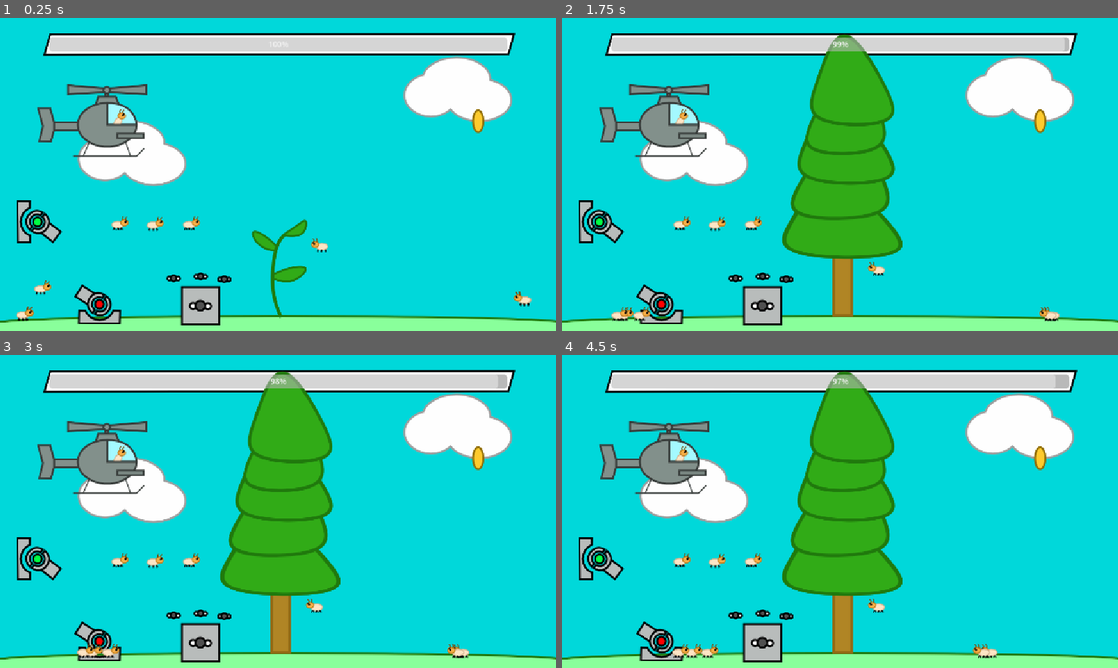
Above: before the commit, frames 1-4 (two rows, left to right).
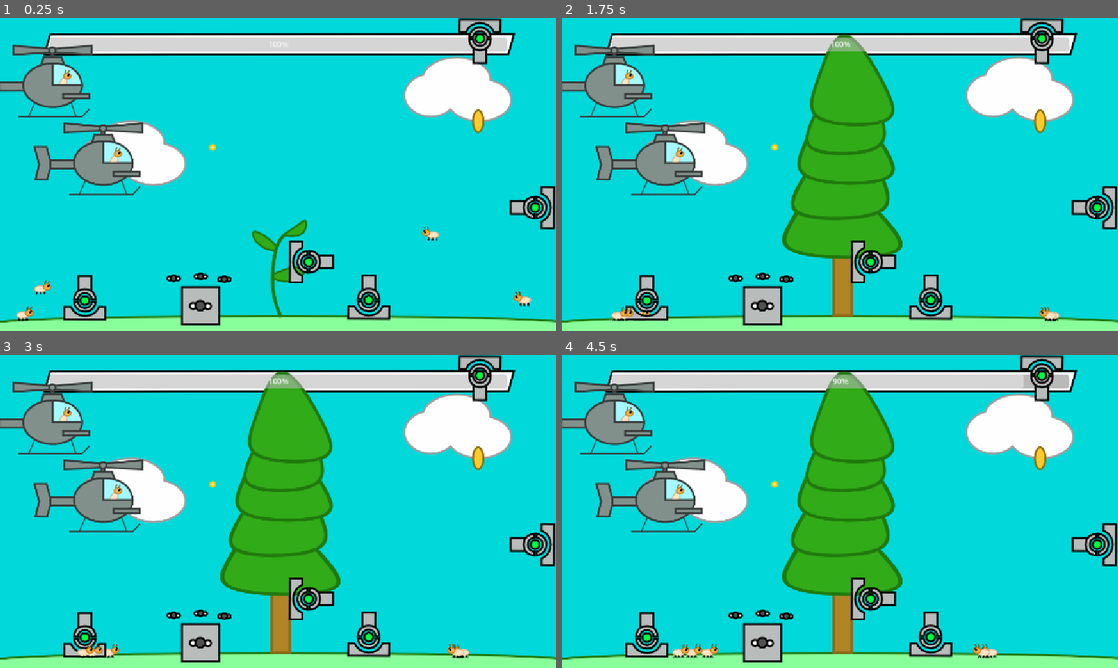
Above: after the commit, the same moments.

Repository: ShadowArcher289/guard-a-tree
Game: Godot game, scene res://scenes/game.tscn
Two runs of this game, one before a commit and one after it. Both use one fixed random seed, a clock stepped at 60 frames per second and the inputs below.
Inputs (mouse positions are in pixels of both pictures, inside the frame that each line leads up to):
- Up to frame 1 (0.25 s): no input
- Up to frame 2 (1.75 s): click (928, 299) at 0.52 s; click (928, 299) at 1.27 s
- Up to frame 3 (3 s): click (366, 636) at 2.02 s; move the mouse to (400, 495) at 2.77 s; click (400, 495) at 2.92 s
- Up to frame 4 (4.5 s): move the mouse to (728, 527) at 3.52 s; click (728, 527) at 3.67 s; move the mouse to (895, 442) at 4.27 s; click (895, 442) at 4.42 s

The runs differ from the first frame. In frame 1, 10% of the frame differs, in the area x 0-100%, y 0-98%; in frame 2, 10%; in frame 3, 10%; in frame 4, 10%.

Commit message:
Implemented TermiCopter Code
IT WORKS!!! The TermiCopter continuously shoots bullets over intervals, which deal damage! and it has its hp and is deleted when the hp reaches or is below 0.

Diff:
--- a/scenes/boot.tscn
+++ b/scenes/boot.tscn
@@ -13,13 +13,13 @@
 position = Vector2(0, -511.5)
 texture = ExtResource("1_6ypks")
 
-[node name="Area2D" type="Area2D" parent="."]
+[node name="Hurtbox" type="Area2D" parent="."]
 position = Vector2(0, -511.5)
 collision_layer = 3
 collision_mask = 3
 
-[node name="CollisionShape2D" type="CollisionShape2D" parent="Area2D"]
+[node name="CollisionShape2D" type="CollisionShape2D" parent="Hurtbox"]
 position = Vector2(8, -16.5)
 shape = SubResource("RectangleShape2D_6ypks")
 
-[connection signal="body_entered" from="Area2D" to="." method="_on_area_2d_body_entered"]
+[connection signal="body_entered" from="Hurtbox" to="." method="_on_hurtbox_body_entered"]
--- /dev/null
+++ b/scenes/bullet.tscn
@@ -0,0 +1,28 @@
+[gd_scene load_steps=5 format=3 uid="uid://ik52o3jlinxi"]
+
+[ext_resource type="Texture2D" uid="uid://4opqoth8cqw" path="res://sprites/Bullet.png" id="1_mkf8s"]
+[ext_resource type="Script" uid="uid://jka4vsj1ddtf" path="res://scripts/bullet.gd" id="1_y25gk"]
+
+[sub_resource type="CircleShape2D" id="CircleShape2D_oc6tw"]
+radius = 6.08276
+
+[sub_resource type="CircleShape2D" id="CircleShape2D_mkf8s"]
+radius = 7.0
+
+[node name="Bullet" type="CharacterBody2D"]
+collision_layer = 0
+script = ExtResource("1_y25gk")
+
+[node name="CollisionShape2D" type="CollisionShape2D" parent="."]
+shape = SubResource("CircleShape2D_oc6tw")
+disabled = true
+
+[node name="Sprite2D" type="Sprite2D" parent="."]
+texture = ExtResource("1_mkf8s")
+
+[node name="Hurtbox" type="Area2D" parent="."]
+
+[node name="CollisionShape2D" type="CollisionShape2D" parent="Hurtbox"]
+shape = SubResource("CircleShape2D_mkf8s")
+
+[connection signal="area_entered" from="Hurtbox" to="." method="_on_hurtbox_area_entered"]
--- a/scenes/game.tscn
+++ b/scenes/game.tscn
@@ -1,22 +1,18 @@
-[gd_scene load_steps=19 format=3 uid="uid://cpl1hoahnr1l2"]
+[gd_scene load_steps=15 format=3 uid="uid://cpl1hoahnr1l2"]
 
 [ext_resource type="Script" uid="uid://ceh0ree500o4x" path="res://scripts/game.gd" id="1_1kice"]
 [ext_resource type="Texture2D" uid="uid://bjsr4iucavdu1" path="res://sprites/Cloud.png" id="2_1kice"]
-[ext_resource type="Texture2D" uid="uid://5pcwo0feh3my" path="res://sprites/TermiCopter.png" id="2_lnu2h"]
 [ext_resource type="Texture2D" uid="uid://4etivflmosu6" path="res://sprites/Seed.png" id="3_lbhrr"]
 [ext_resource type="PackedScene" uid="uid://b5oi7xhubi40g" path="res://scenes/tree.tscn" id="4_1kice"]
-[ext_resource type="Texture2D" uid="uid://be8ulrwfau4c1" path="res://sprites/TermiteW1.png" id="4_u5sy4"]
-[ext_resource type="Texture2D" uid="uid://da8am2ym48b1p" path="res://sprites/TermiteW2.png" id="5_gee14"]
-[ext_resource type="Texture2D" uid="uid://q7cc0wa5khtf" path="res://sprites/TermiteW3.png" id="6_0tnpc"]
-[ext_resource type="Texture2D" uid="uid://v28egy1t386e" path="res://sprites/LaserBase.png" id="8_vtaks"]
-[ext_resource type="Texture2D" uid="uid://c3armtvorsm0y" path="res://sprites/LaserCooldown.png" id="9_kvpfn"]
-[ext_resource type="Texture2D" uid="uid://cjv2fm5exnxk0" path="res://sprites/LaserReady.png" id="10_dinhu"]
 [ext_resource type="Texture2D" uid="uid://cq7inf7udh14j" path="res://sprites/FLIESMachine.png" id="11_kvpfn"]
 [ext_resource type="Texture2D" uid="uid://dasuvqquyhfrf" path="res://sprites/FLY.png" id="12_dinhu"]
 [ext_resource type="Texture2D" uid="uid://bbovxhcvyylvl" path="res://sprites/HPBarOutline.png" id="13_trtic"]
+[ext_resource type="PackedScene" uid="uid://bnf7j8gxpohtc" path="res://scenes/termi_copter.tscn" id="14_trtic"]
 [ext_resource type="PackedScene" uid="uid://b80102o80d8uc" path="res://scenes/ground.tscn" id="17_rysoc"]
+[ext_resource type="Texture2D" uid="uid://4opqoth8cqw" path="res://sprites/Bullet.png" id="17_ssvqc"]
 [ext_resource type="PackedScene" uid="uid://bsxdj218sh5mw" path="res://scenes/boot.tscn" id="18_264po"]
 [ext_resource type="PackedScene" uid="uid://j4y3ddhxr3l3" path="res://scenes/spawner.tscn" id="18_ssvqc"]
+[ext_resource type="PackedScene" uid="uid://4yx14a34ap3g" path="res://scenes/laser_turret.tscn" id="19_264po"]
 [ext_resource type="PackedScene" uid="uid://da51qi2uwvtm7" path="res://scenes/termite.tscn" id="21_5newe"]
 
 [node name="Game" type="Node2D"]
@@ -41,44 +37,9 @@
 position = Vector2(273, 279)
 texture = ExtResource("2_1kice")
 
-[node name="TermiCopter" type="Sprite2D" parent="."]
-position = Vector2(198, 216)
-texture = ExtResource("2_lnu2h")
-
 [node name="Seed" type="Sprite2D" parent="."]
 position = Vector2(990, 213)
 texture = ExtResource("3_lbhrr")
-
-[node name="TermiteW1" type="Sprite2D" parent="."]
-position = Vector2(247, 423)
-texture = ExtResource("4_u5sy4")
-
-[node name="TermiteW2" type="Sprite2D" parent="."]
-position = Vector2(320, 424)
-texture = ExtResource("5_gee14")
-
-[node name="TermiteW3" type="Sprite2D" parent="."]
-position = Vector2(395, 423)
-texture = ExtResource("6_0tnpc")
-
-[node name="LaserBase" type="Sprite2D" parent="."]
-position = Vector2(205, 616)
-texture = ExtResource("8_vtaks")
-
-[node name="LaserCooldown" type="Sprite2D" parent="."]
-position = Vector2(200, 589)
-rotation = -1.00156
-texture = ExtResource("9_kvpfn")
-
-[node name="LaserReady" type="Sprite2D" parent="."]
-position = Vector2(82, 425)
-rotation = 2.22281
-texture = ExtResource("10_dinhu")
-
-[node name="LaserBase2" type="Sprite2D" parent="."]
-position = Vector2(51, 421)
-rotation = 1.56203
-texture = ExtResource("8_vtaks")
 
 [node name="FliesMachine" type="Sprite2D" parent="."]
 position = Vector2(415, 595)
@@ -111,7 +72,7 @@
 step = 1.0
 
 [node name="Termite" parent="." instance=ExtResource("21_5newe")]
-position = Vector2(674, 451)
+position = Vector2(904, 427)
 
 [node name="Termite2" parent="." instance=ExtResource("21_5newe")]
 position = Vector2(74, 539)
@@ -124,3 +85,31 @@
 
 [node name="Boot2" parent="." instance=ExtResource("18_264po")]
 position = Vector2(781, -89)
+
+[node name="LaserTurret" parent="." instance=ExtResource("19_264po")]
+position = Vector2(763, 623)
+
+[node name="LaserTurret2" parent="." instance=ExtResource("19_264po")]
+position = Vector2(599, 504)
+location = "wall-left"
+
+[node name="LaserTurret3" parent="." instance=ExtResource("19_264po")]
+position = Vector2(1148, 392)
+location = "wall-right"
+
+[node name="LaserTurret4" parent="." instance=ExtResource("19_264po")]
+position = Vector2(994, 2)
+location = "ceiling"
+
+[node name="LaserTurret5" parent="." instance=ExtResource("19_264po")]
+position = Vector2(175, 624)
+
+[node name="Bullet" type="Sprite2D" parent="."]
+position = Vector2(440, 267)
+texture = ExtResource("17_ssvqc")
+
+[node name="TermiCopter" parent="." instance=ExtResource("14_trtic")]
+position = Vector2(85, 134)
+
+[node name="TermiCopter2" parent="." instance=ExtResource("14_trtic")]
+position = Vector2(190, 295)
--- /dev/null
+++ b/scenes/laser_turret.tscn
@@ -0,0 +1,85 @@
+[gd_scene load_steps=9 format=3 uid="uid://4yx14a34ap3g"]
+
+[ext_resource type="Script" uid="uid://crpfe7yqaxey1" path="res://scripts/laser_turret.gd" id="1_a5lw2"]
+[ext_resource type="Texture2D" uid="uid://c3armtvorsm0y" path="res://sprites/LaserCooldown.png" id="1_iti7k"]
+[ext_resource type="Texture2D" uid="uid://cjv2fm5exnxk0" path="res://sprites/LaserReady.png" id="2_a5lw2"]
+[ext_resource type="Texture2D" uid="uid://v28egy1t386e" path="res://sprites/LaserBase.png" id="3_u1x4h"]
+[ext_resource type="Texture2D" uid="uid://b02rpgrvrvnmj" path="res://sprites/Laser_Beam.png" id="5_mvsyt"]
+[ext_resource type="Texture2D" uid="uid://bvds2lcwat3bb" path="res://sprites/Laser_Ball.png" id="5_u1x4h"]
+
+[sub_resource type="SpriteFrames" id="SpriteFrames_a5lw2"]
+animations = [{
+"frames": [{
+"duration": 1.0,
+"texture": ExtResource("1_iti7k")
+}],
+"loop": false,
+"name": &"cooldown",
+"speed": 10.0
+}, {
+"frames": [{
+"duration": 1.0,
+"texture": ExtResource("2_a5lw2")
+}],
+"loop": false,
+"name": &"ready",
+"speed": 10.0
+}]
+
+[sub_resource type="RectangleShape2D" id="RectangleShape2D_mvsyt"]
+size = Vector2(1416.21, 58.9495)
+
+[node name="LaserTurret" type="Node2D"]
+script = ExtResource("1_a5lw2")
+
+[node name="LaserTimer" type="Timer" parent="."]
+one_shot = true
+
+[node name="CooldownTimer" type="Timer" parent="."]
+wait_time = 3.0
+one_shot = true
+
+[node name="Base" type="Sprite2D" parent="."]
+position = Vector2(0, -16)
+texture = ExtResource("3_u1x4h")
+
+[node name="Turret" type="AnimatedSprite2D" parent="."]
+position = Vector2(0, -40)
+rotation = 0.00189667
+sprite_frames = SubResource("SpriteFrames_a5lw2")
+animation = &"ready"
+offset = Vector2(0, -6)
+
+[node name="LaserBeam" type="Sprite2D" parent="Turret"]
+visible = false
+position = Vector2(0, -68.08)
+rotation = 1.5708
+scale = Vector2(1.00203, 0.797227)
+texture = ExtResource("5_mvsyt")
+offset = Vector2(-700.073, -0.044927)
+
+[node name="Hurtbox" type="Area2D" parent="Turret/LaserBeam"]
+collision_layer = 3
+collision_mask = 3
+
+[node name="CollisionShape2D" type="CollisionShape2D" parent="Turret/LaserBeam/Hurtbox"]
+position = Vector2(-696.005, 0.370978)
+scale = Vector2(1, 1)
+shape = SubResource("RectangleShape2D_mvsyt")
+
+[node name="LaserBall" type="Sprite2D" parent="Turret"]
+visible = false
+position = Vector2(0, -70)
+texture = ExtResource("5_u1x4h")
+
+[node name="Button" type="Button" parent="."]
+offset_left = -28.0
+offset_top = -67.0
+offset_right = 27.0
+offset_bottom = -15.0
+button_mask = 2
+flat = true
+
+[connection signal="timeout" from="CooldownTimer" to="." method="_on_cooldown_timer_timeout"]
+[connection signal="body_entered" from="Turret/LaserBeam/Hurtbox" to="." method="_on_hurt_box_body_entered"]
+[connection signal="pressed" from="Button" to="." method="_on_button_pressed"]
--- /dev/null
+++ b/scenes/termi_copter.tscn
@@ -0,0 +1,36 @@
+[gd_scene load_steps=4 format=3 uid="uid://bnf7j8gxpohtc"]
+
+[ext_resource type="Texture2D" uid="uid://5pcwo0feh3my" path="res://sprites/TermiCopter.png" id="1_caxa2"]
+[ext_resource type="Script" uid="uid://b33ardfks2g7p" path="res://scripts/termi_copter.gd" id="1_rok8r"]
+
+[sub_resource type="CapsuleShape2D" id="CapsuleShape2D_rok8r"]
+radius = 44.0
+height = 116.0
+
+[node name="TermiCopter" type="CharacterBody2D"]
+collision_layer = 3
+script = ExtResource("1_rok8r")
+
+[node name="Sprite2D" type="Sprite2D" parent="."]
+texture = ExtResource("1_caxa2")
+
+[node name="CollisionShape2D" type="CollisionShape2D" parent="."]
+position = Vector2(24, 4)
+rotation = 1.5708
+shape = SubResource("CapsuleShape2D_rok8r")
+
+[node name="ShootingTimer" type="Timer" parent="."]
+wait_time = 3.0
+
+[node name="BulletSpawnAnchor" type="Node2D" parent="."]
+position = Vector2(90, 27)
+
+[node name="TargetRay" type="RayCast2D" parent="."]
+position = Vector2(0, 26)
+target_position = Vector2(410, 0)
+collision_mask = 4
+hit_from_inside = true
+collide_with_areas = true
+collide_with_bodies = false
+
+[connection signal="timeout" from="ShootingTimer" to="." method="_on_shooting_timer_timeout"]
--- a/scenes/tree.tscn
+++ b/scenes/tree.tscn
@@ -17,6 +17,7 @@
 one_shot = true
 
 [node name="TreeHitbox" type="Area2D" parent="."]
+collision_layer = 5
 
 [node name="CollisionShape2D" type="CollisionShape2D" parent="TreeHitbox"]
 position = Vector2(1, -329)
--- a/scripts/Globals.gd
+++ b/scripts/Globals.gd
@@ -10,10 +10,19 @@
 var currHp = MAXHP;
 
 #Weapons
-const BOOTDMG = 5;
+const BOOTDMG = 5; # Boot
 const STOMPSPEED = 200;
 
+const LASERDMG = 10; # LaserTurret
+var LaserAiming = false # true if a laser is currently amiing.
+
 #Enemies
-const AVGTERMITESPEED = 50.0; #termite
+const AVGTERMITESPEED = 50.0; # termite
 const TERMITEATK = 1;
 const TERMITEMAXHP = 3;
+
+const AVGTERMICOPTERSPEED = 100.0; # TermiCopter
+const SHOOTINGCYCLETIME = 3; # seconds
+const BULLETVELOCITY = 300;
+const BULLETDMG = 2;
+const TERMICOPTERMAXHP = 20;
--- a/scripts/boot.gd
+++ b/scripts/boot.gd
@@ -3,19 +3,18 @@
 const STOMPSPEED : float = 100.0/Globals.STOMPSPEED;
 var ogPositionY = position.y; # sets base y position.
 
+const BOOTDMG = Globals.BOOTDMG;
+
 var stompTween = create_tween().set_trans(Tween.TRANS_EXPO).set_ease(Tween.EASE_IN_OUT);
 
 func _input(event: InputEvent) -> void:
-	if event is InputEventMouseButton && event.pressed:
-		if event.button_index == MOUSE_BUTTON_LEFT:
+	if event is InputEventMouseButton && event.pressed: # listens for mouse click
+		if event.button_index == MOUSE_BUTTON_LEFT && !Globals.LaserAiming: # if left-click and a laser isn't being aimed.
 			stomp(event.position);
 
-func _on_area_2d_body_entered(body: Node2D) -> void:
-	if body.has_method("attacked"):
-		body.attacked(Globals.BOOTDMG);
 
 func stomp(targetPos : Vector2) -> void: # appears at the x coordinate and stomps to the y coordinate.
-	if !stompTween.is_valid():
+	if !stompTween.is_valid(): # re-creates tween if it's invalid.
 		stompTween.kill();
 		stompTween = create_tween().set_trans(Tween.TRANS_EXPO).set_ease(Tween.EASE_IN_OUT);
 	show();
@@ -29,3 +28,8 @@
 	stompTween.tween_property(self, "position", Vector2(targetPos.x, ogPositionY - 50) , STOMPSPEED*0.8); # go back up
 	await stompTween.finished;
 	hide();
+
+
+func _on_hurtbox_body_entered(body: Node2D) -> void:
+	if body.has_method("is_attacked"):
+		body.is_attacked(BOOTDMG);
--- /dev/null
+++ b/scripts/bullet.gd
@@ -0,0 +1,16 @@
+extends CharacterBody2D
+
+var velo = Globals.BULLETVELOCITY;
+const ATK = Globals.BULLETDMG;
+
+
+func _process(delta: float) -> void:
+		velocity = Vector2(velo, 0);
+		move_and_slide();
+
+
+func _on_hurtbox_area_entered(area: Area2D) -> void:
+	print(area)
+	if area.name.containsn("tree"): # deal damage and delete the bullet.
+		Globals.currHp -= ATK;
+		queue_free();
--- /dev/null
+++ b/scripts/laser_turret.gd
@@ -0,0 +1,123 @@
+extends Node2D
+
+@export var location: String = "ground"; ## stores location (ground, wall-left, wall-right, or ceiling)
+
+@onready var turret: AnimatedSprite2D = $Turret
+@onready var laser_ball: Sprite2D = $Turret/LaserBall
+@onready var laser_beam: Sprite2D = $Turret/LaserBeam
+
+@onready var laser_timer: Timer = $LaserTimer
+@onready var cooldown_timer: Timer = $CooldownTimer
+
+@onready var hurtbox: Area2D = $Turret/LaserBeam/Hurtbox
+
+@onready var button: Button = $Button
+
+
+var current_state;
+var firing = false;
+const LASERDURATION = 1; # how long (in seconds) the laser lasts
+const LASERCOOLDOWNDURATION = 3;
+const LASERDMG = Globals.LASERDMG;
+
+enum State {
+	AIMING,
+	COOLDOWN,
+	READY,
+	FIRE,
+}
+
+var laserTween = create_tween().set_trans(Tween.TRANS_EXPO).set_ease(Tween.EASE_OUT_IN);
+
+
+func _ready() -> void:
+	button.focus_mode = Control.FOCUS_NONE;
+	laser_ball.hide();
+	laser_beam.hide();
+	change_state(State.READY);
+
+
+func _input(event: InputEvent) -> void:
+	if event is InputEventMouseButton && event.pressed: # listens for mouse click
+		if event.button_index == MOUSE_BUTTON_LEFT && (current_state == State.AIMING):
+			change_state(State.FIRE);
+
+func _process(delta: float) -> void:
+	if !laser_beam.is_visible_in_tree(): # don't deal damage if the laser is not showing.
+		hurtbox.monitoring = false;
+	else:
+		hurtbox.monitoring = true;
+
+	match location: # rotates the turret based on the provided location
+		"ground":
+			rotation_degrees = 0;
+		"wall-left":
+			rotation_degrees = 90;
+		"wall-right":
+			rotation_degrees = -90;
+		"ceiling":
+			rotation_degrees = 180;
+
+		_:
+			print_debug("Invalid location for turret" + str(location));
+			location = "ground"; # go to ground for default.
+
+	match current_state:
+		State.COOLDOWN:
+			turret.play("cooldown");
+		State.READY:
+			turret.play("ready");
+		State.AIMING:
+			Globals.LaserAiming = true;
+			turret.look_at(get_global_mouse_position()); # follow mouse
+			turret.rotation_degrees += 90;
+		State.FIRE:
+			Globals.LaserAiming = false;
+			if !firing: # only fires the laser if the laser is not already firing
+				firing = true;
+				fire_laser();
+
+func fire_laser() -> void: # fire laser script
+	firing = true;
+	laser_ball.show();
+	laser_ball.scale = Vector2(0, 0);
+	if !laserTween.is_valid(): # re-creates tween if it's invalid.
+		laserTween.kill();
+		laserTween = create_tween().set_trans(Tween.TRANS_EXPO).set_ease(Tween.EASE_OUT_IN);
+	laserTween.tween_property(laser_ball, "scale", Vector2(1, 1), 0.5);
+	await laserTween.finished;
+	change_state(State.COOLDOWN);
+	laser_beam.show();
+	laser_timer.start(LASERDURATION);
+	await laser_timer.timeout;
+	hide_laser();
+	firing = false;
+	cooldown_timer.start(LASERCOOLDOWNDURATION); # start cooldown timer
+
+func hide_laser() -> void: # hide the laser
+	laser_ball.hide();
+	laser_beam.hide();
+
+func change_state(next_state) -> void: # changes the state
+	current_state = next_state;
+	#match current_state: # prints out the changed state
+	#	State.READY:
+	#		print("Changed Laser state to State.READY");
+	#	State.COOLDOWN:
+	#		print("Changed Laser state to State.COOLDOWN");
+	#	State.AIMING:
+	#		print("Changed Laser state to State.AIMING");
+	#	State.FIRE:
+	#		print("Changed Laser state to State.FIRE");
+
+func _on_button_pressed() -> void:
+	if (current_state == State.READY): # if the turret is right clicked(button is masked to right click) in the READY state, then switch to AIMING.
+		change_state(State.AIMING);
+
+func _on_cooldown_timer_timeout() -> void: # change to READY state once cooldown is finished.
+	change_state(State.READY);
+
+
+func _on_hurt_box_body_entered(body: Node2D) -> void:
+	if body.has_method("is_attacked"):
+		body.is_attacked(LASERDMG);
--- /dev/null
+++ b/scripts/termi_copter.gd
@@ -0,0 +1,75 @@
+extends CharacterBody2D
+
+@onready var game = get_tree().get_root().get_node("Game");
+const BULLET = preload("res://scenes/bullet.tscn")
+
+@onready var bullet_spawn_anchor: Node2D = $BulletSpawnAnchor
+@onready var shooting_timer: Timer = $ShootingTimer
+
+@onready var target_ray: RayCast2D = $TargetRay
+
+var hp = Globals.TERMICOPTERMAXHP;
+const SPEED = Globals.AVGTERMICOPTERSPEED
+const SHOOTINGCYCLETIME = Globals.SHOOTINGCYCLETIME
+
+var movementTween = create_tween().set_trans(Tween.TRANS_EXPO).set_ease(Tween.EASE_IN_OUT);
+
+var currentWeaponState; # The current state of the TermiCopter
+
+# the TeriCopter can move and shoot at the same time.
+var moving = false;
+var shooting = false;
+enum weaponState {
+	NOTSHOOTING,
+	SHOOTING,
+}
+
+func _process(delta: float) -> void:
+	if hp <= 0:
+		kick_the_bucket()
+		pass;
+
+	if moving:
+		pass; # Play movement animation
+
+	if target_ray.is_colliding() && target_ray.get_collider().name.containsn("tree"):
+		currentWeaponState = weaponState.SHOOTING;
+	else:
+		currentWeaponState = weaponState.NOTSHOOTING;
+
+	match currentWeaponState: # check weapon states and run attack accordingly
+		weaponState.NOTSHOOTING:
+			if shooting:
+				shooting = false;
+				shooting_timer.stop();
+		weaponState.SHOOTING:
+			if !shooting:
+				shooting = true;
+				shooting_timer.start(SHOOTINGCYCLETIME);
+
+func is_attacked(dmgTaken : int):
+	print("hp" + str(hp))
+	hp -= dmgTaken;
+
+func kick_the_bucket(): # this TermiCopter no longer lives. R.I.P.
+	queue_free();
+
+func spawn_bullet(velo : float) -> void:
+	var bullet = BULLET.instantiate();
+	print_debug(bullet);
+	bullet.position = bullet_spawn_anchor.global_position;
+	bullet.show();
+	bullet.velo = velo;
+	game.add_child.call_deferred(bullet);
+
+func move(delta : float, targetPosition : Vector2) -> void:
+	if !movementTween.is_valid(): # re-creates tween if it's invalid.
+		movementTween.kill();
+		movementTween = create_tween().set_trans(Tween.TRANS_EXPO).set_ease(Tween.EASE_OUT_IN);
+	movementTween.tween_property(self, "position", targetPosition, 100/SPEED);
+
+
+func _on_shooting_timer_timeout() -> void:
+	for i in 5: # shoot i number of bullets per cycle
+		spawn_bullet(Globals.BULLETVELOCITY);
+		await get_tree().create_timer(0.1).timeout;
--- a/scripts/termite.gd
+++ b/scripts/termite.gd
@@ -53,8 +53,7 @@
 func attack():
 	Globals.currHp -= ATK; # deal dmg to the tree
 
-func attacked(dmgTaken : int):
-	print("attacked!")
+func is_attacked(dmgTaken : int):
 	hp -= dmgTaken;
 
 func kick_the_bucket(): # this termite no longer lives. R.I.P.
Not shown, added: scripts/bullet.gd.uid
Not shown, added: scripts/laser_turret.gd.uid
Not shown, added: scripts/termi_copter.gd.uid
Binary file added: sprites/Bullet.png
Not shown, added: sprites/Bullet.png.import
Binary file added: sprites/Laser_Ball.png
Not shown, added: sprites/Laser_Ball.png.import
Binary file added: sprites/Laser_Beam.png
Not shown, added: sprites/Laser_Beam.png.import
Not shown, added: scenes/bullet_spawner.tscn17392735569.tmp
